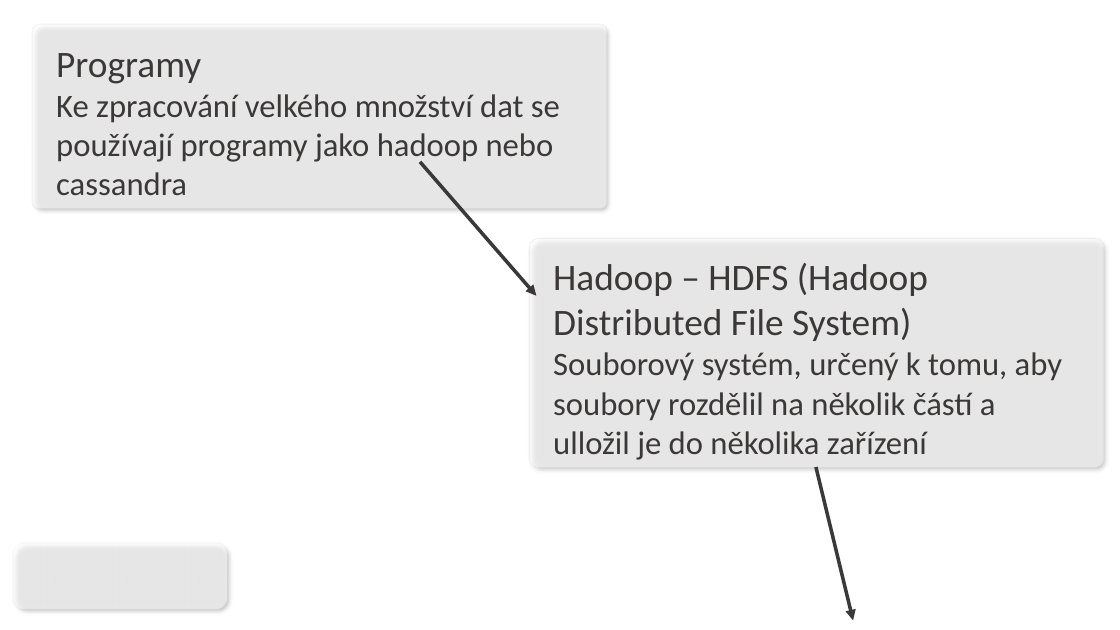
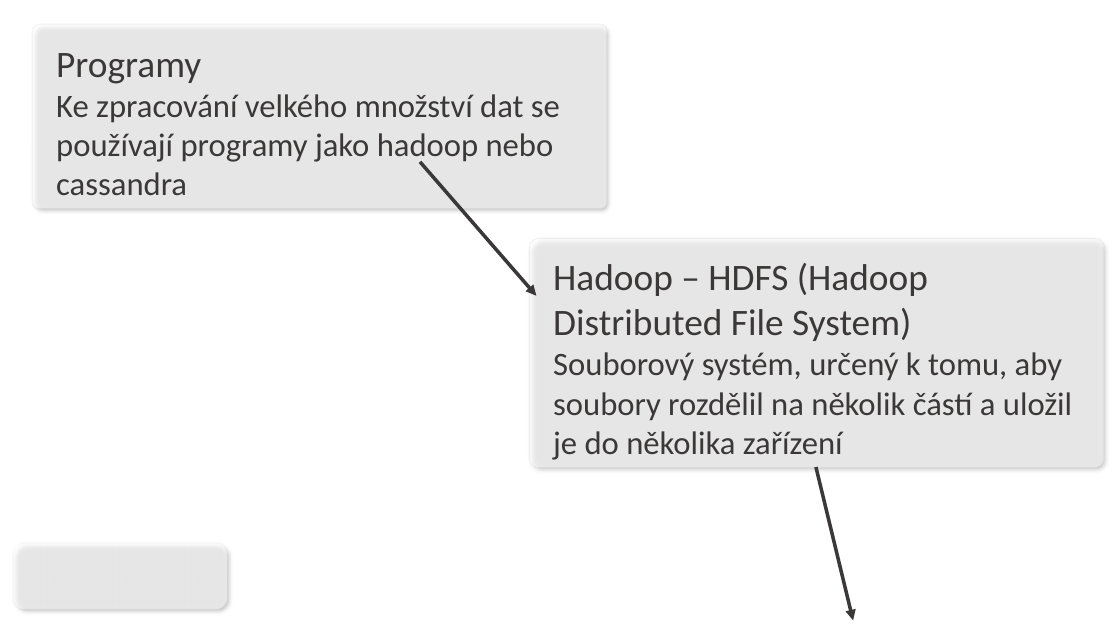
Before and after one commit to CZmatyasZERO/Big-data-prezentace, a slide deck: slide 8 of klimes.ppsx. Drawn at 1120x630 pixels with LibreOffice and Linux fonts; fonts in the diff are those of the drawing; background and template pictures are left out. Boxes give left, top, right and bottom in pixels: in the first picture for what was removed or moved away, otherwise in the second. Text is boxed around its words. In the diff, an @@ line names an element or a change of style, - is before the commit and + after.

```diff
--- a/klimes.ppsx
+++ b/klimes.ppsx
@@ text at (x1=553, y1=352, x2=1072, y2=460): text changed @@
-Souborový systém, určený k tomu, aby soubory rozdělil na několik částí a ulložil je do několika zařízení
+Souborový systém, určený k tomu, aby soubory rozdělil na několik částí a uložil je do několika zařízení
```
Also in this commit, not shown: 3 slides added, 3 slides removed, 1 other file.
